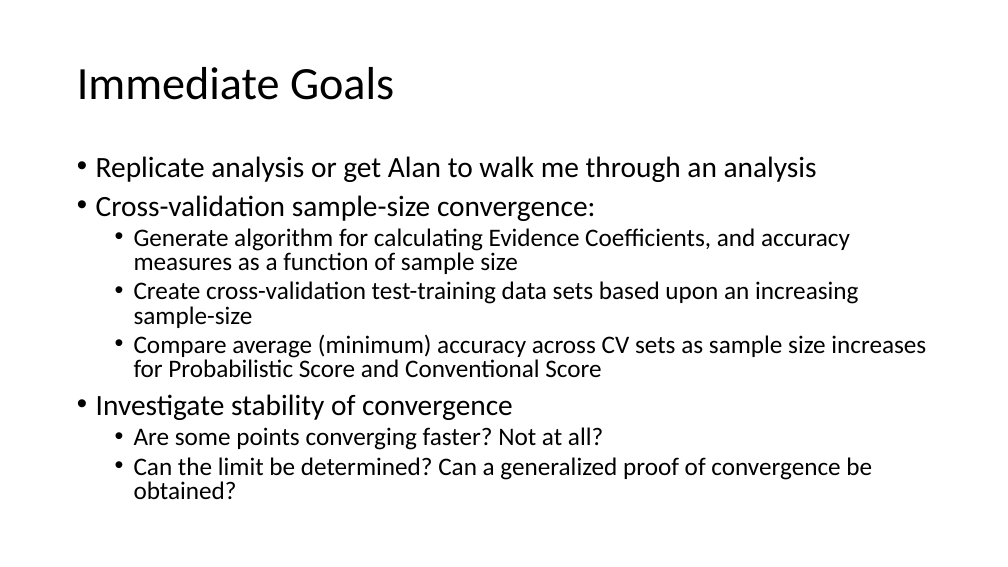
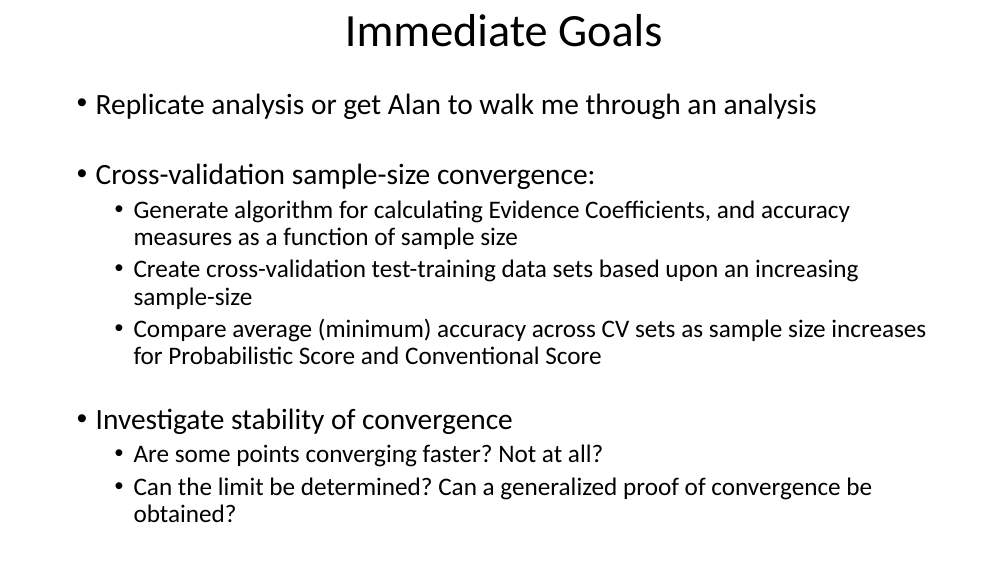
Before and after one commit to leepanter/ProbabilisticScoring, a slide deck: slide 5 of ClassUpdates/DataUpdate.pptx. Drawn at 1008x567 pixels with LibreOffice and Linux fonts; fonts in the diff are those of the drawing. Boxes give left, top, right and bottom in pixels: in the first picture for what was removed or moved away, otherwise in the second. Text is boxed around its words. In the diff, an @@ line names an element or a change of style, - is before the commit and + after.

```diff
--- a/ClassUpdates/DataUpdate.pptx
+++ b/ClassUpdates/DataUpdate.pptx
@@ title "Immediate Goals": place and size @@
-title "Immediate Goals" at bbox=[77, 67, 394, 100]
+title "Immediate Goals" at bbox=[345, 14, 662, 47]
@@ title "Immediate Goals" at bbox=[345, 14, 662, 47]: alignment left to centre @@
@@ text "Replicate analysis or get Alan ...": place and size @@
-text "Replicate analysis or get Alan ..." at bbox=[96, 156, 926, 500]
+text "Replicate analysis or get Alan ..." at bbox=[96, 93, 926, 523]
@@ text "Replicate analysis or get Alan ..." at bbox=[96, 93, 926, 523]: line spacing 0.8 to 0.9 @@
```
Also in this commit, not shown: 2 other slides changed, 20 other files.
